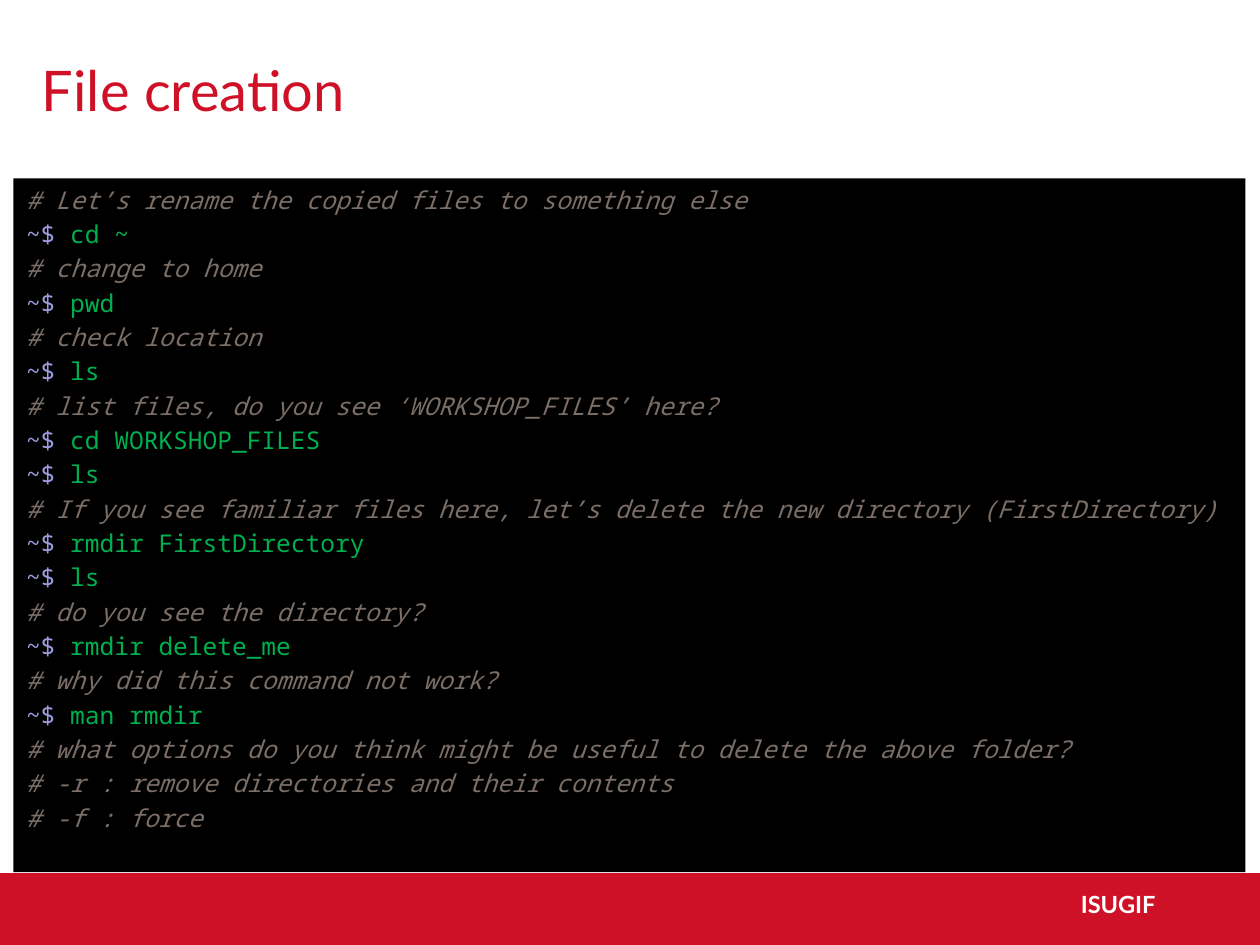
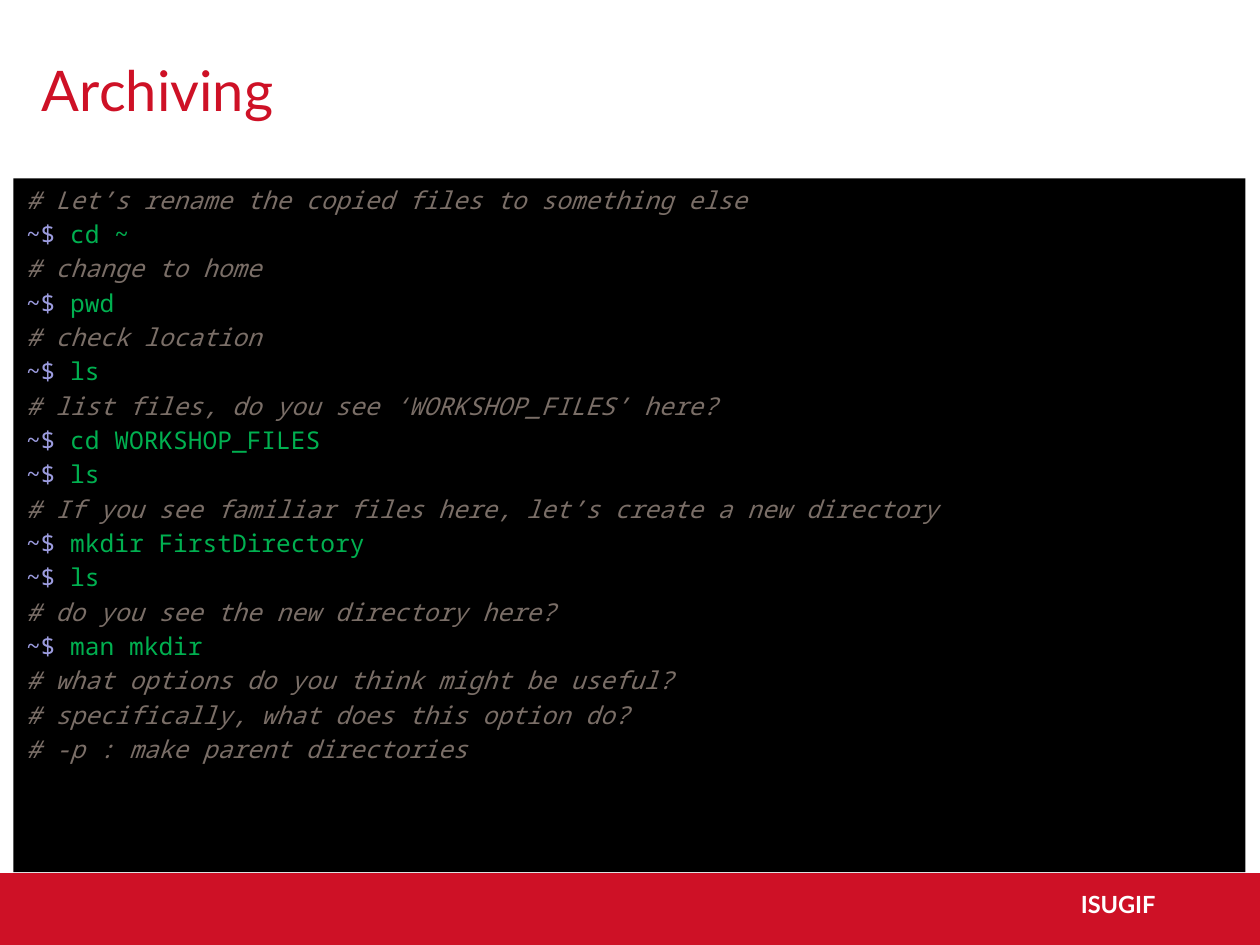
Before and after one commit to ISUgenomics/basic_UNIX_2015, a slide deck: slide 33 of slides_workshop_as.pptx (slide 25 before the commit). Drawn at 1260x945 pixels with LibreOffice and Linux fonts; fonts in the diff are those of the drawing; background and template pictures are left out. Boxes give left, top, right and bottom in pixels: in the first picture for what was removed or moved away, otherwise in the second. Text is boxed around its words. In the diff, an @@ line names an element or a change of style, - is before the commit and + after.

Commit message:
added few more slides

```diff
--- a/slides_workshop_as.pptx
+++ b/slides_workshop_as.pptx
@@ title at bbox=[42, 69, 273, 121]: text changed @@
-File creation
+Archiving
@@ text at bbox=[55, 499, 938, 558]: text changed @@
-# If you see familiar files here, let’s delete the new directory (FirstDirectory)
-~$ rmdir FirstDirectory
+# If you see familiar files here, let’s create a new directory
+~$ mkdir FirstDirectory
@@ text at bbox=[55, 602, 673, 764]: text changed @@
-# do you see the directory?
-~$ rmdir delete_me
-# why did this command not work?
-~$ man rmdir
-# what options do you think might be useful to delete the above folder?
-# -r : remove directories and their contents
-# -f : force
+# do you see the new directory here?
+~$ man mkdir
+# what options do you think might be useful?
+# specifically, what does this option do?
+# -p : make parent directories
```
Also in this commit, not shown: 2 other slides changed, 9 slides added, 6 slides removed.
